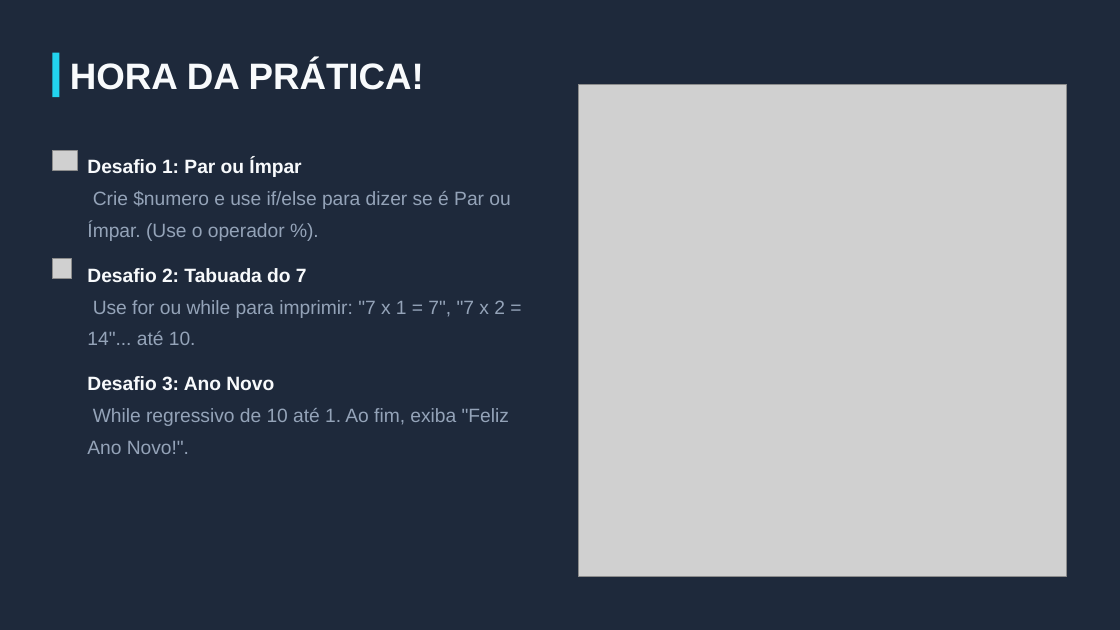
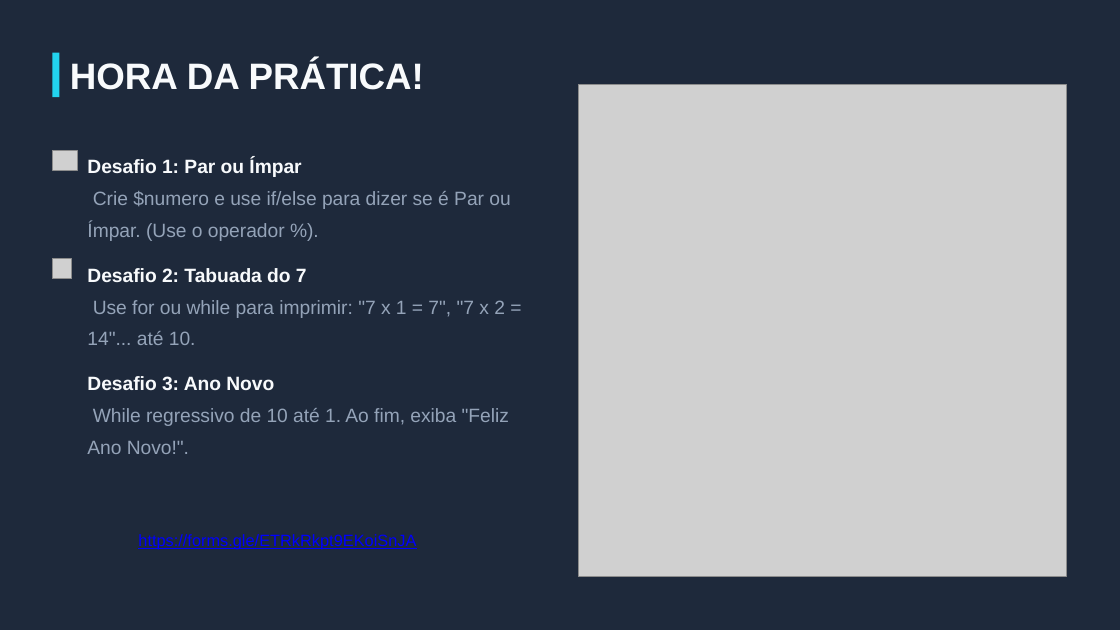
Before and after one commit to jugsa/Sistemas-Web, a slide deck: slide 8 of Bem-vindos ao PHP!.pptx. Drawn at 1120x630 pixels with LibreOffice and Linux fonts; fonts in the diff are those of the drawing; grey boxes stand for pictures; background and template pictures are left out. Boxes give left, top, right and bottom in pixels: in the first picture for what was removed or moved away, otherwise in the second. Text is boxed around its words. In the diff, an @@ line names an element or a change of style, - is before the commit and + after.

```diff
--- a/Bem-vindos ao PHP!.pptx
+++ b/Bem-vindos ao PHP!.pptx
@@ text added at bbox=[138, 534, 416, 549], 14 pt, text #0000FF, underline @@
+https://forms.gle/ETRkRkpt9EKoiSnJA
```
